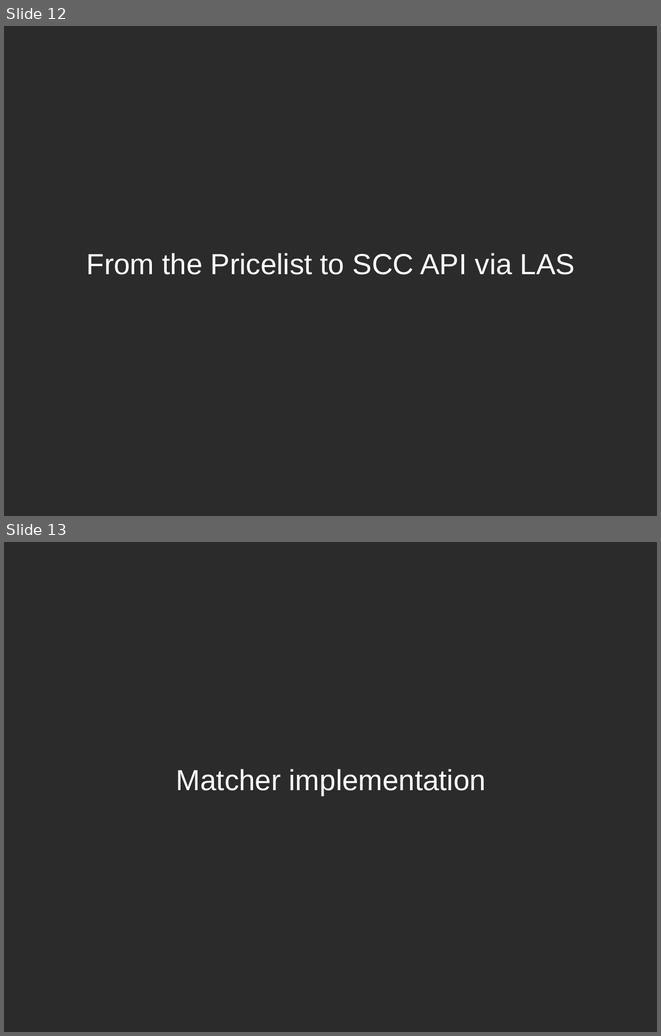
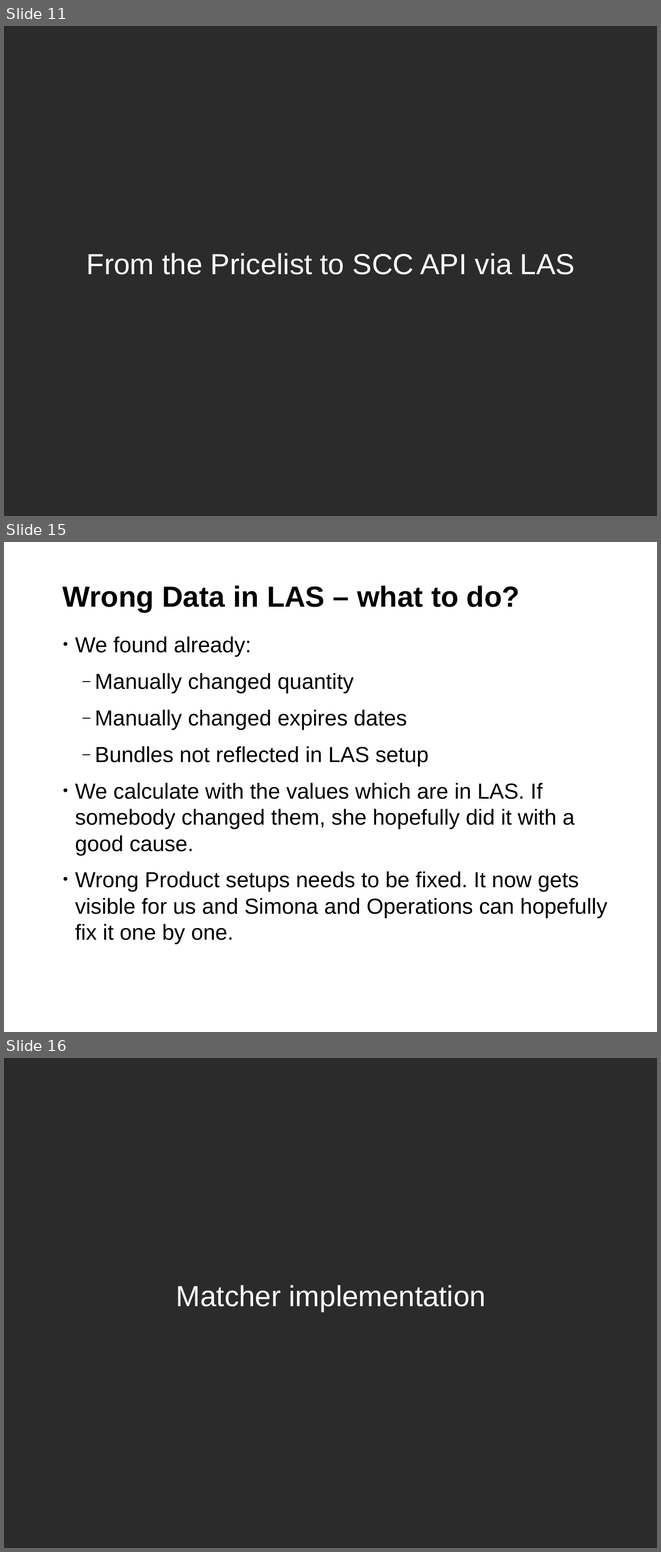
Before and after one commit to hustodemon/subscription-matcher, a slide deck: doc/SubscriptionCounting.odp. Shown one above the other, each under a label of ours: slides 12 and 13 before the commit, slides 11, 15 and 16 after it; the slides between them are not shown. The pictures are 661x1036 and 661x1552 pixels, drawn with LibreOffice and Linux fonts; fonts in the diff are those of the drawing; background and template pictures are left out; a plain dark background stands for a picture behind light text. Boxes give left, top, right and bottom in pixels: in the first picture for what was removed or moved away, otherwise in the second. Text is boxed around its words. In the diff, an @@ line names an element or a change of style, - is before the commit and + after.

```diff
--- a/doc/SubscriptionCounting.odp
+++ b/doc/SubscriptionCounting.odp
@@ slide 15 added at [4,542,657,1032], background #FFFFFF @@
@@ title added at [63,585,520,612], 32 pt, text #000000, bold @@
+Wrong Data in LAS – what to do?
@@ text added at [75,636,607,944], 24 pt, text #000000 @@
+• We found already:
+  ‒ Manually changed quantity
+  ‒ Manually changed expires dates
+  ‒ Bundles not reflected in LAS setup
+• We calculate with the values which are in LAS. If somebody changed them, she hopefully did it with a good cause.
+• Wrong Product setups needs to be fixed. It now gets visible for us and Simona and Operations can hopefully fix it one by one.
@@ page number added at [4,1007,87,1032], 11 pt, text #FFFFFF @@
+15
@@ what was slide 12 is now slide 11 @@
@@ what was slide 13 is now slide 16 @@
```
Also in this commit, not shown: 1 slide changed, 3 other slides added.
